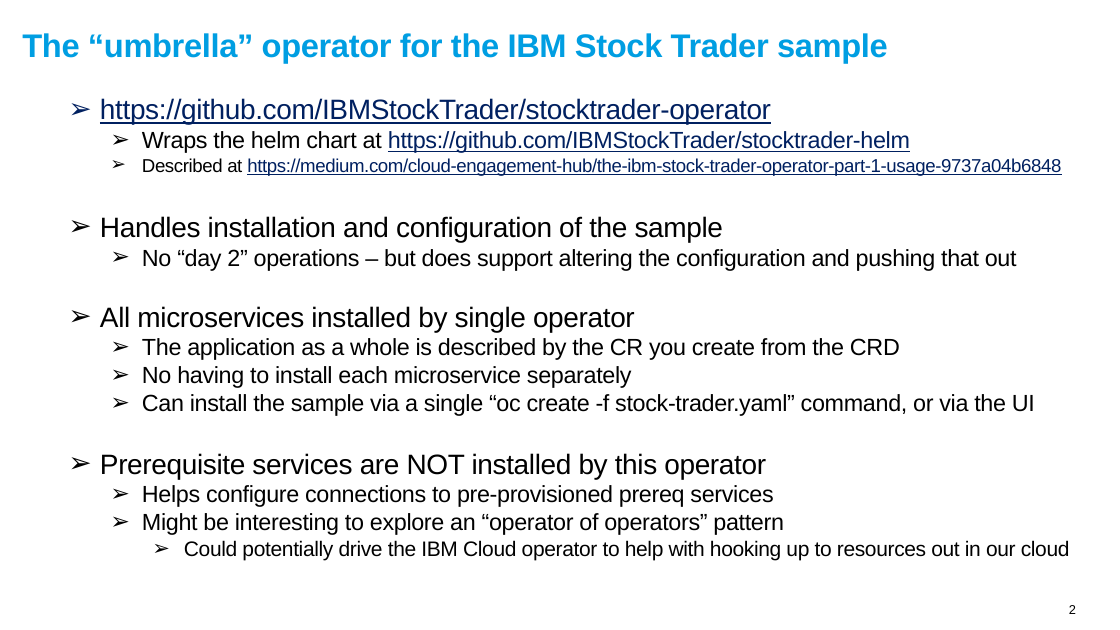
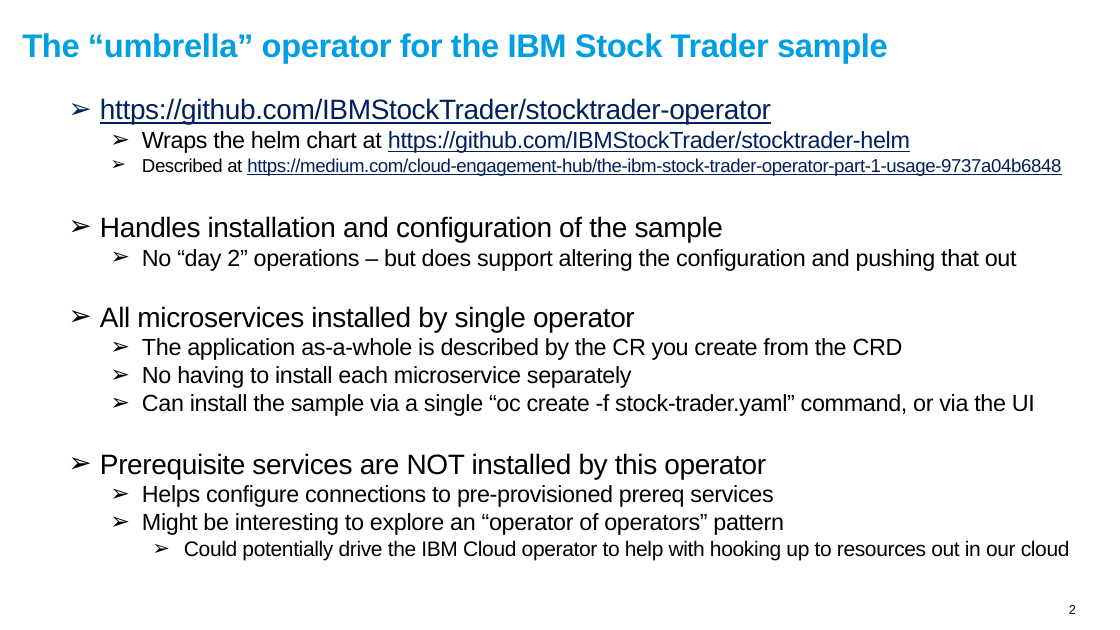
Before and after one commit to IBMStockTrader/stocktrader-operator, a slide deck: slide 2 of Stock Trader Sample - Diagram.pptx. Drawn at 1120x630 pixels with LibreOffice and Linux fonts; fonts in the diff are those of the drawing. Boxes give left, top, right and bottom in pixels: in the first picture for what was removed or moved away, otherwise in the second. Text is boxed around its words. In the diff, an @@ line names an element or a change of style, - is before the commit and + after.

```diff
--- a/Stock Trader Sample - Diagram.pptx
+++ b/Stock Trader Sample - Diagram.pptx
@@ text at box(142, 338, 903, 360): text changed @@
-  ➢ The application as a whole is described by the CR you create from the CRD
+  ➢ The application as-a-whole is described by the CR you create from the CRD
```
Also in this commit, not shown: 1 other slide changed, 1 slide removed.
